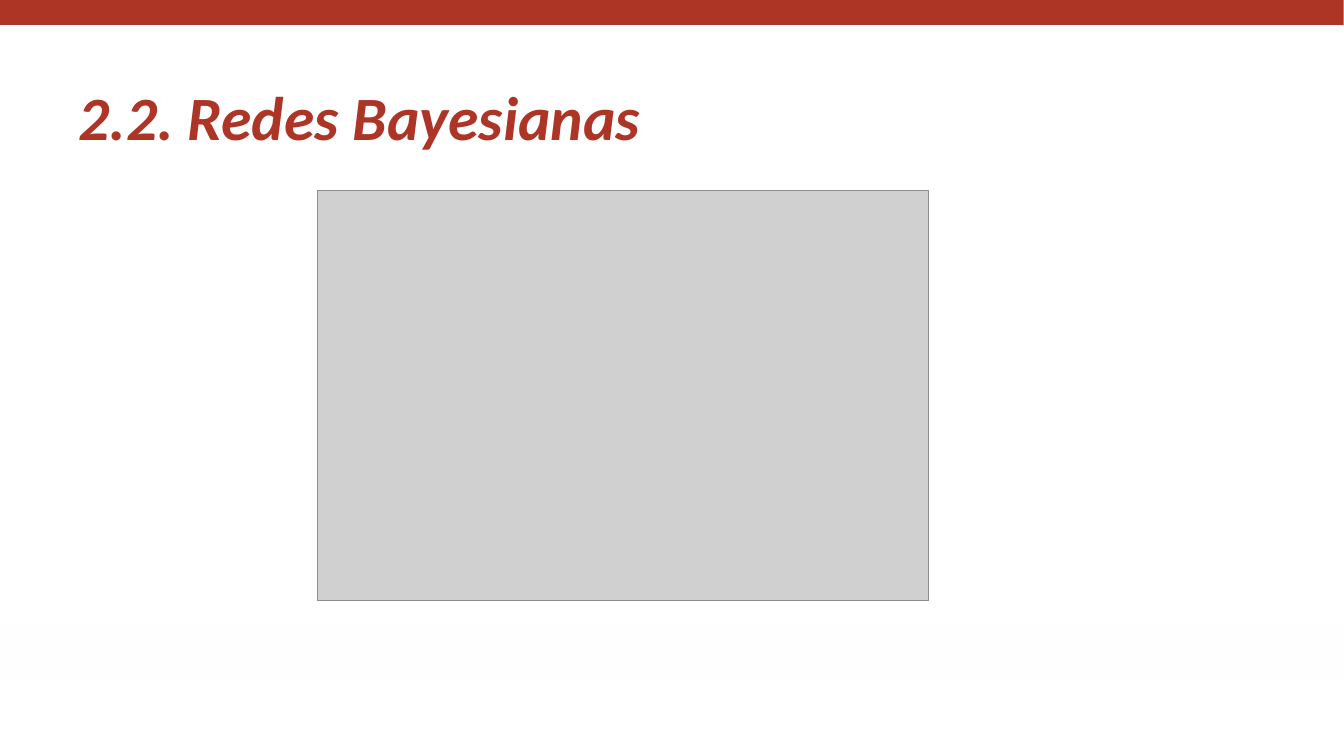
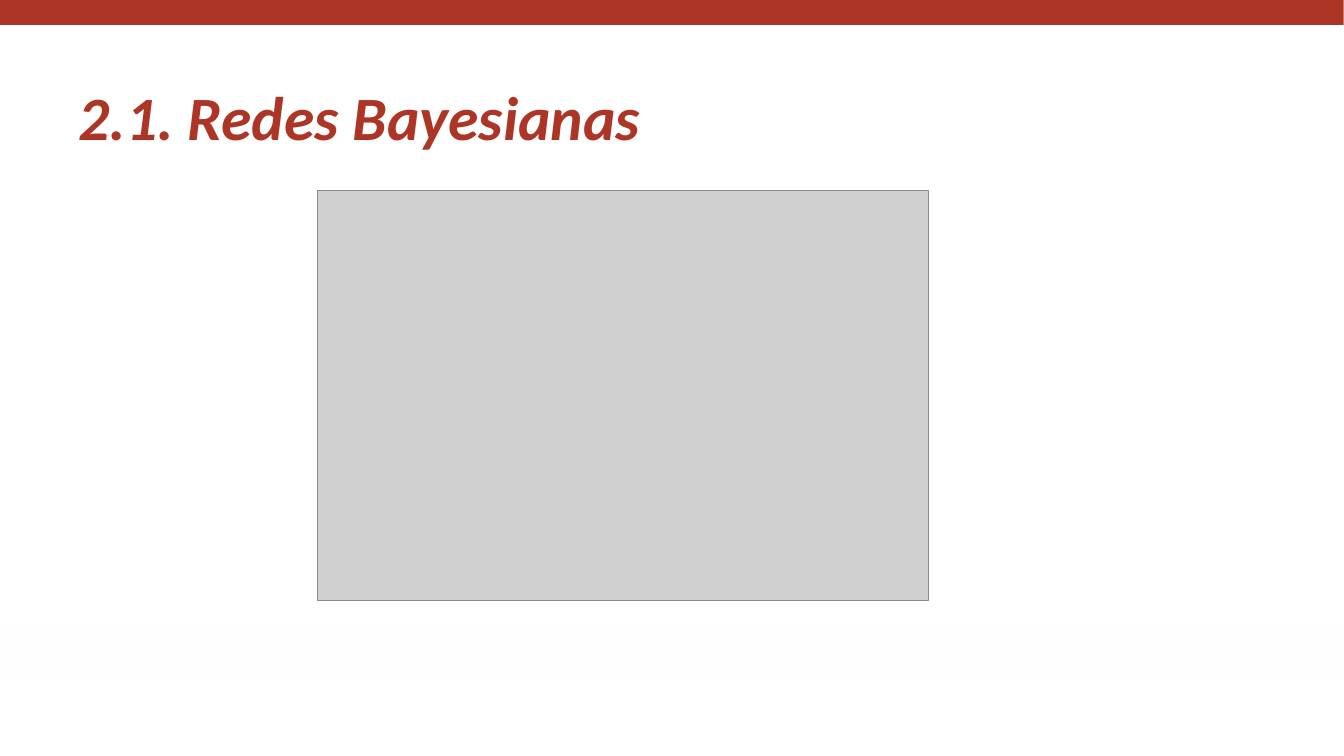
Before and after one commit to igomezv/RazonamientoProbabilistico, a slide deck: slide 5 of slides/M4_L2_bjp_2.pptx (slide 8 before the commit). Drawn at 1344x756 pixels with LibreOffice and Linux fonts; fonts in the diff are those of the drawing; grey boxes stand for pictures; background and template pictures are left out. Boxes give left, top, right and bottom in pixels: in the first picture for what was removed or moved away, otherwise in the second. Text is boxed around its words. In the diff, an @@ line names an element or a change of style, - is before the commit and + after.

```diff
--- a/slides/M4_L2_bjp_2.pptx
+++ b/slides/M4_L2_bjp_2.pptx
@@ text at [79,96,640,150]: text changed @@
-2.2. Redes Bayesianas
+2.1. Redes Bayesianas
```
Also in this commit, not shown: 7 other slides changed, 2 slides added, 1 slide removed, 4 other files.
